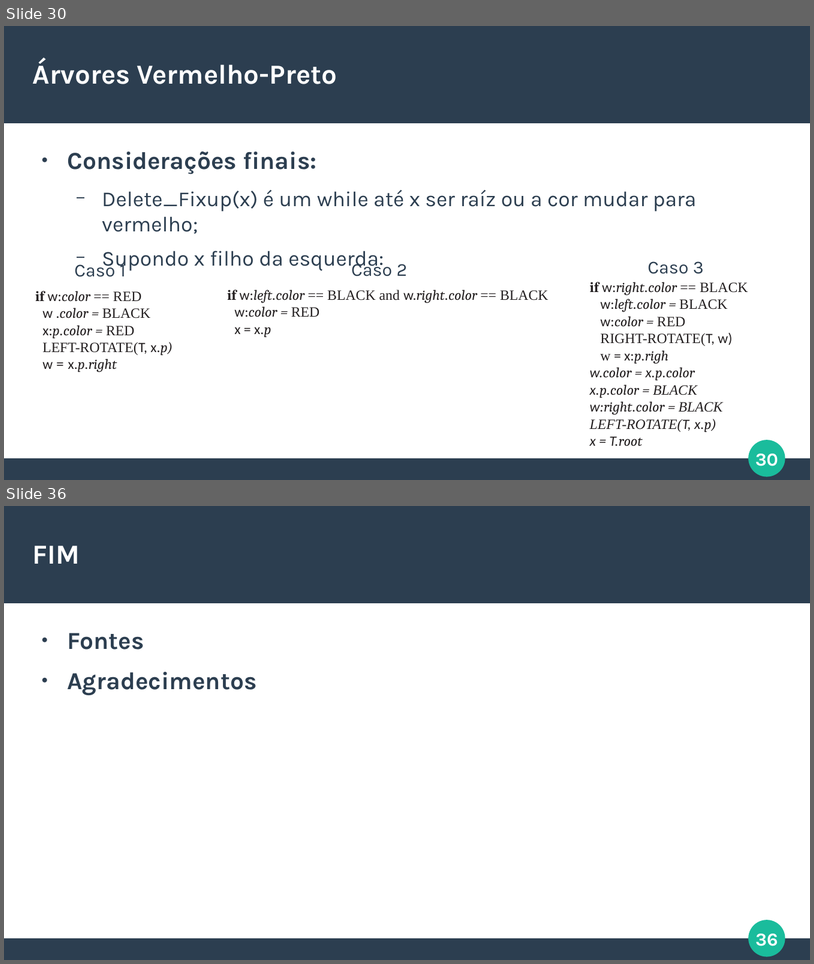
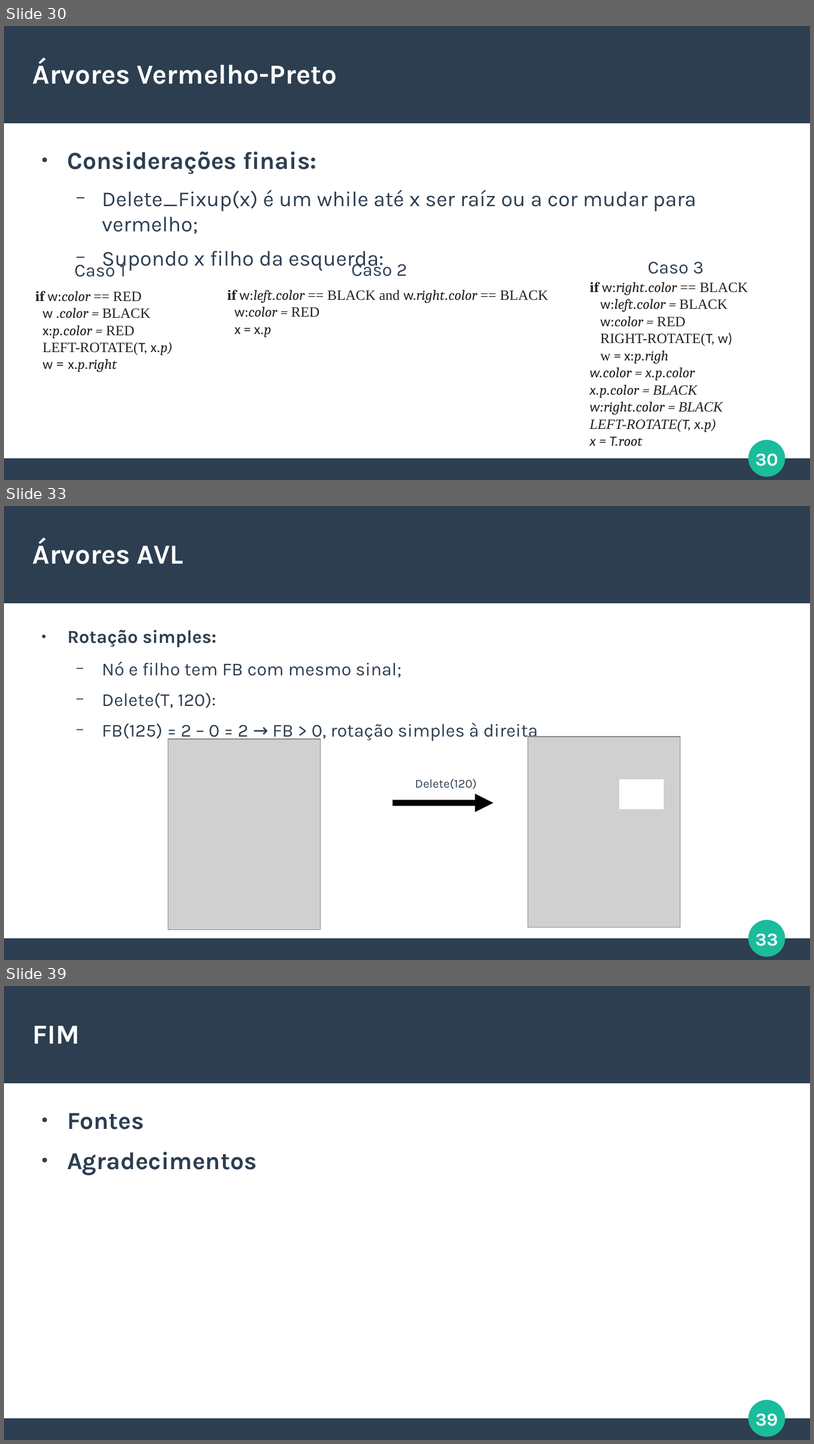
Before and after one commit to italoportinho/trabalho-eda2023-2, a slide deck: slides/apresentacao.odp. Shown one above the other, each under a label of ours: slides 30 and 36 before the commit, slides 30, 33 and 39 after it; the slides between them are not shown. The pictures are 814x964 and 814x1444 pixels, drawn with LibreOffice and Linux fonts; fonts in the diff are those of the drawing; grey boxes stand for pictures. Boxes give left, top, right and bottom in pixels: in the first picture for what was removed or moved away, otherwise in the second. Text is boxed around its words. In the diff, an @@ line names an element or a change of style, - is before the commit and + after.

```diff
--- a/slides/apresentacao.odp
+++ b/slides/apresentacao.odp
@@ slide 33 added at <box>4,506,810,960</box>, background #FFFFFF; not listed: 4 template elements that a slide beside it also shows @@
@@ title added at <box>33,539,183,564</box>, 27 pt, text #FFFFFF, bold @@
+Árvores AVL
@@ text added at <box>68,630,538,741</box>, 18 pt, text #2C3E50 @@
+● Rotação simples:
+  − Nó e filho tem FB com mesmo sinal;
+  − Delete(T, 120):
+  − FB(125) = 2 – 0 = 2 → FB > 0, rotação simples à direita
@@ picture added at <box>168,739,321,930</box> @@
@@ picture added at <box>528,736,681,927</box> @@
@@ text added at <box>415,778,477,789</box>, 12 pt, text #2C3E50 @@
+Delete(120)
@@ rectangle added at <box>621,780,664,808</box>, fill #FFFFFF, outline #FFFFFF 0.85 pt @@
@@ arrow added from (393, 803) to (494, 803), #000000 6.01 pt @@
@@ what was slide 36 is now slide 39 @@
@@ page number at <box>756,1413,778,1426</box>: text changed @@
-36
+39
```
Also in this commit, not shown: 4 slides changed, 3 other slides added, 1 slide removed.
